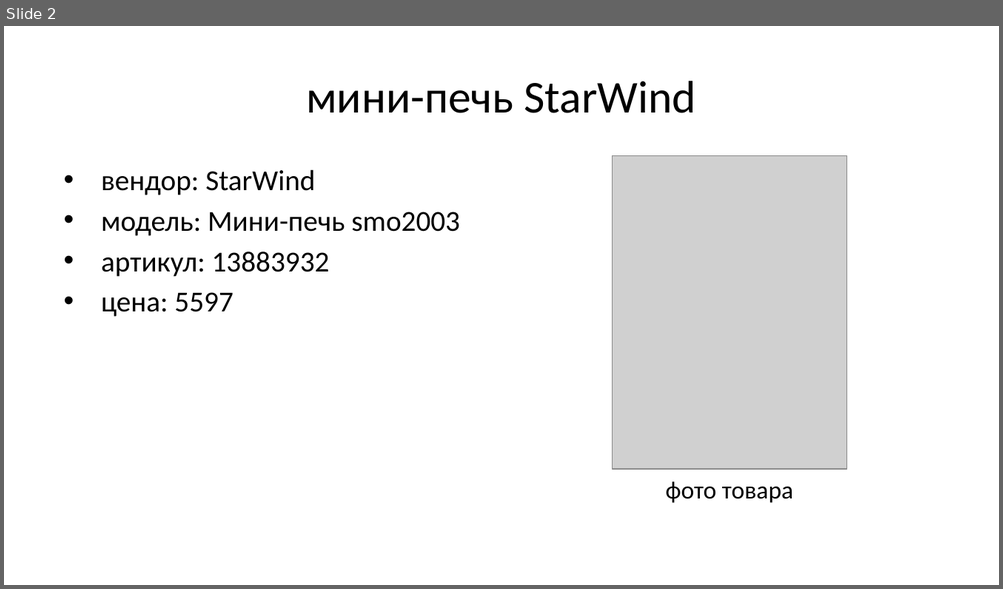
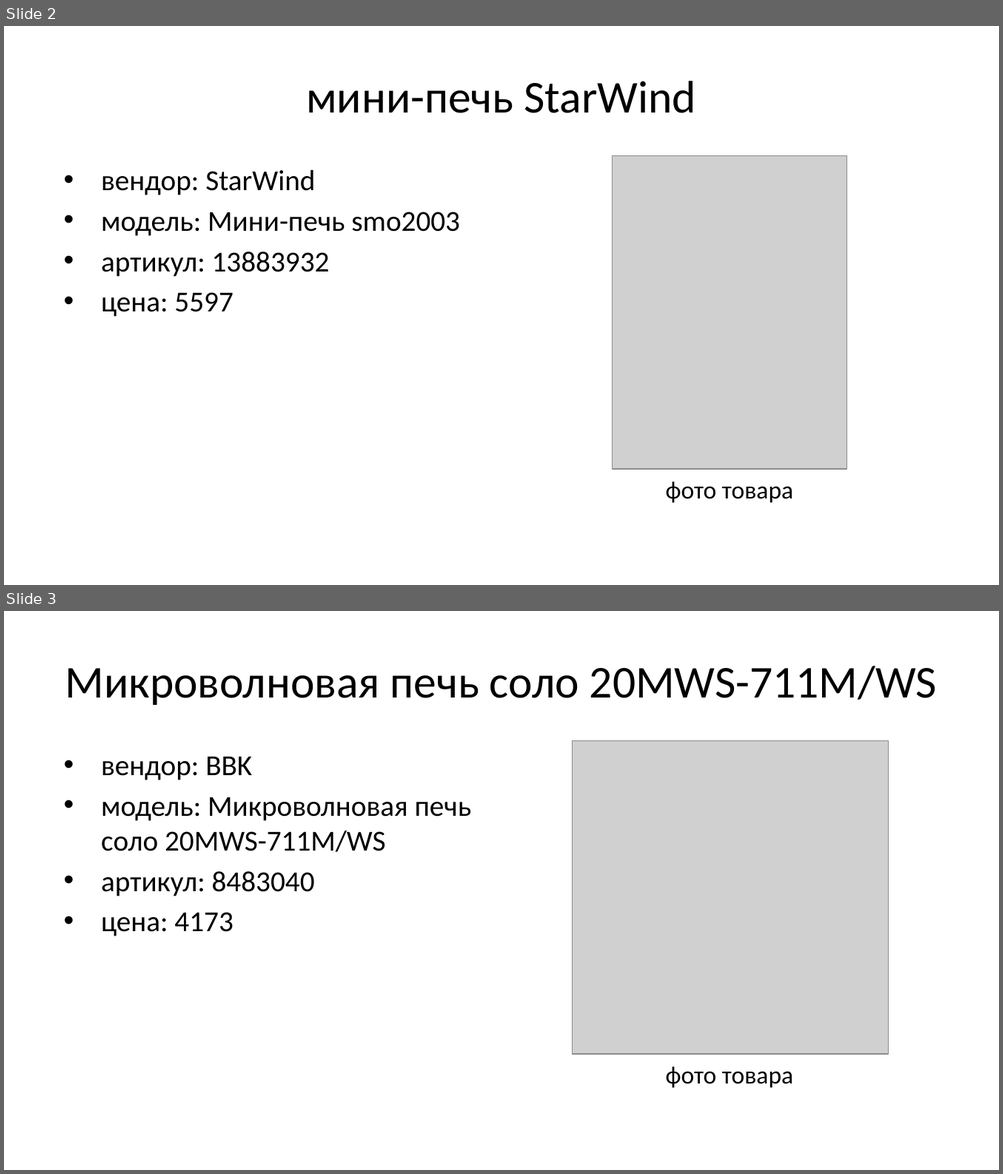
Before and after one commit to zh-dasha/pandoc-lab, a slide deck: pres0.pptx. Shown one above the other, each under a label of ours: slide 2 before the commit, slides 2 and 3 after it. The pictures are 1003x589 and 1003x1174 pixels, drawn with LibreOffice and Linux fonts; fonts in the diff are those of the drawing; grey boxes stand for pictures. Boxes give left, top, right and bottom in pixels: in the first picture for what was removed or moved away, otherwise in the second. Text is boxed around its words. In the diff, an @@ line names an element or a change of style, - is before the commit and + after.

```diff
--- a/pres0.pptx
+++ b/pres0.pptx
@@ slide 3 added at bbox=[4, 611, 999, 1170], background #FFFFFF @@
@@ title added at bbox=[65, 666, 936, 705], 33 pt, text #000000 @@
+Микроволновая печь соло 20MWS-711M/WS
@@ picture added at bbox=[572, 741, 888, 1054] @@
@@ text added at bbox=[101, 757, 472, 937], 21 pt, text #000000 @@
+• вендор: BBK
+• модель: Микроволновая печь соло 20MWS-711M/WS
+• артикул: 8483040
+• цена: 4173
@@ text added at bbox=[666, 1067, 793, 1088], 18 pt, text #000000 @@
+фото товара
```
Also in this commit, not shown: 1 other slide added, 1 slide removed, 2 other files.
